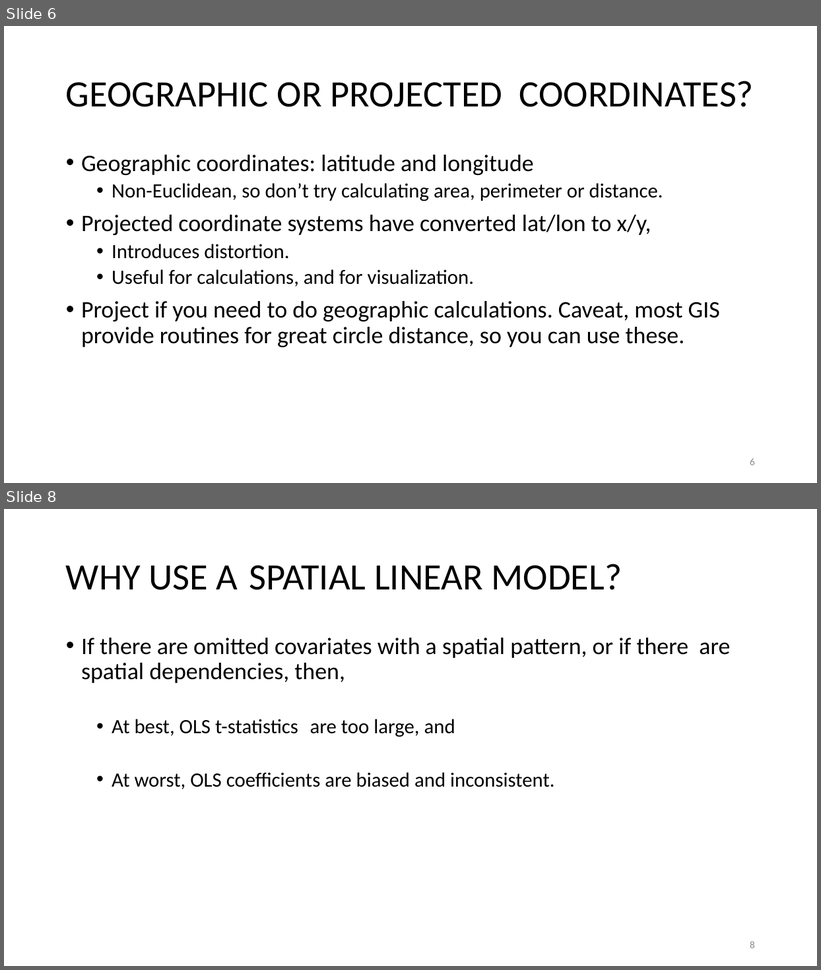
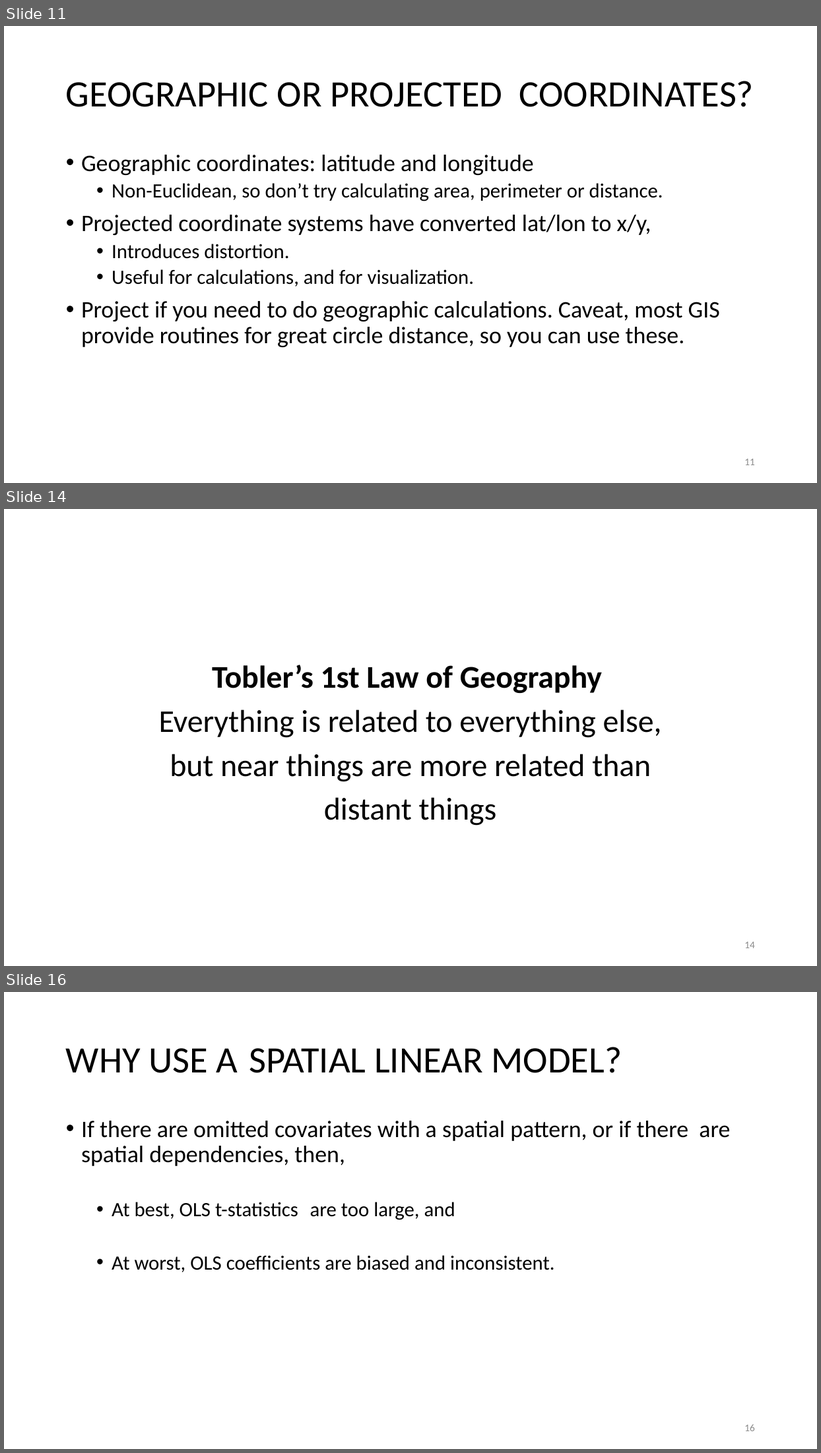
Before and after one commit to rcc-uchicago/SpatialStatistics_R, a slide deck: A QUICK INTRODUCTION TO SPATIAL STATISTICS.pptx. Shown one above the other, each under a label of ours: slides 6 and 8 before the commit, slides 11, 14 and 16 after it; the slides between them are not shown. The pictures are 821x970 and 821x1453 pixels, drawn with LibreOffice and Linux fonts; fonts in the diff are those of the drawing. Boxes give left, top, right and bottom in pixels: in the first picture for what was removed or moved away, otherwise in the second. Text is boxed around its words. In the diff, an @@ line names an element or a change of style, - is before the commit and + after.

```diff
--- a/A QUICK INTRODUCTION TO SPATIAL STATISTICS.pptx
+++ b/A QUICK INTRODUCTION TO SPATIAL STATISTICS.pptx
@@ slide 14 added at bbox=[4, 509, 817, 966], background #FFFFFF @@
@@ text added at bbox=[159, 665, 662, 826], 37.3 pt, text #000000 @@
+Tobler’s 1st Law of Geography Everything is related to everything else, but near things are more related than distant things
@@ page number added at bbox=[745, 942, 755, 949], 12 pt, text #8C8C8C @@
+14
@@ what was slide 6 is now slide 11 @@
@@ page number at bbox=[745, 459, 755, 466]: text changed @@
-6
+11
@@ what was slide 8 is now slide 16 @@
@@ page number at bbox=[745, 1424, 755, 1432]: text changed @@
-8
+16
```
Also in this commit, not shown: 5 slides changed, 16 other slides added, 5 other files.
